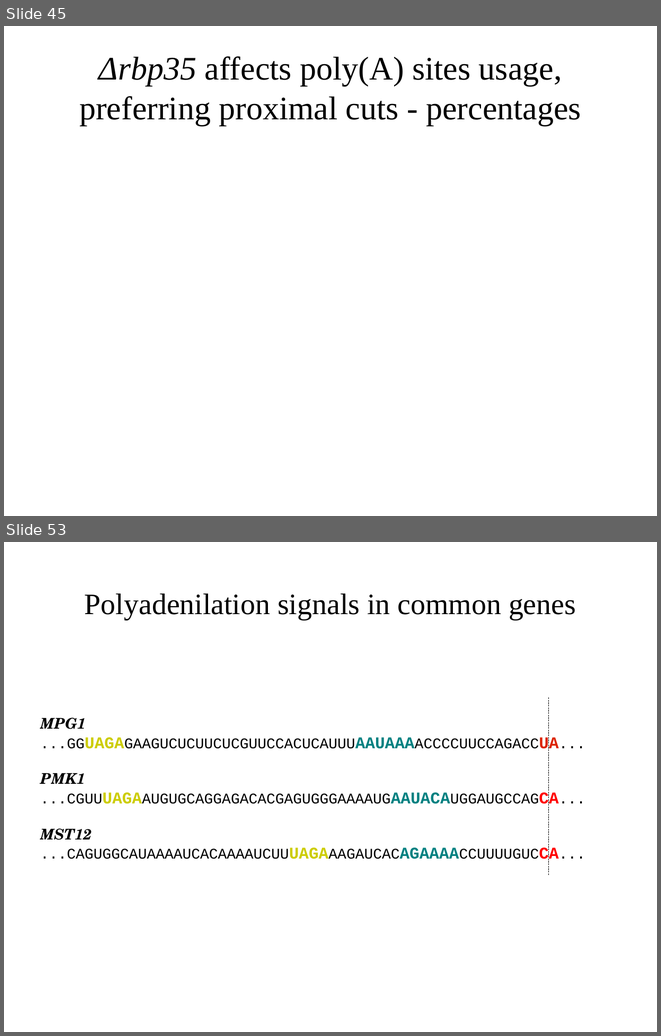
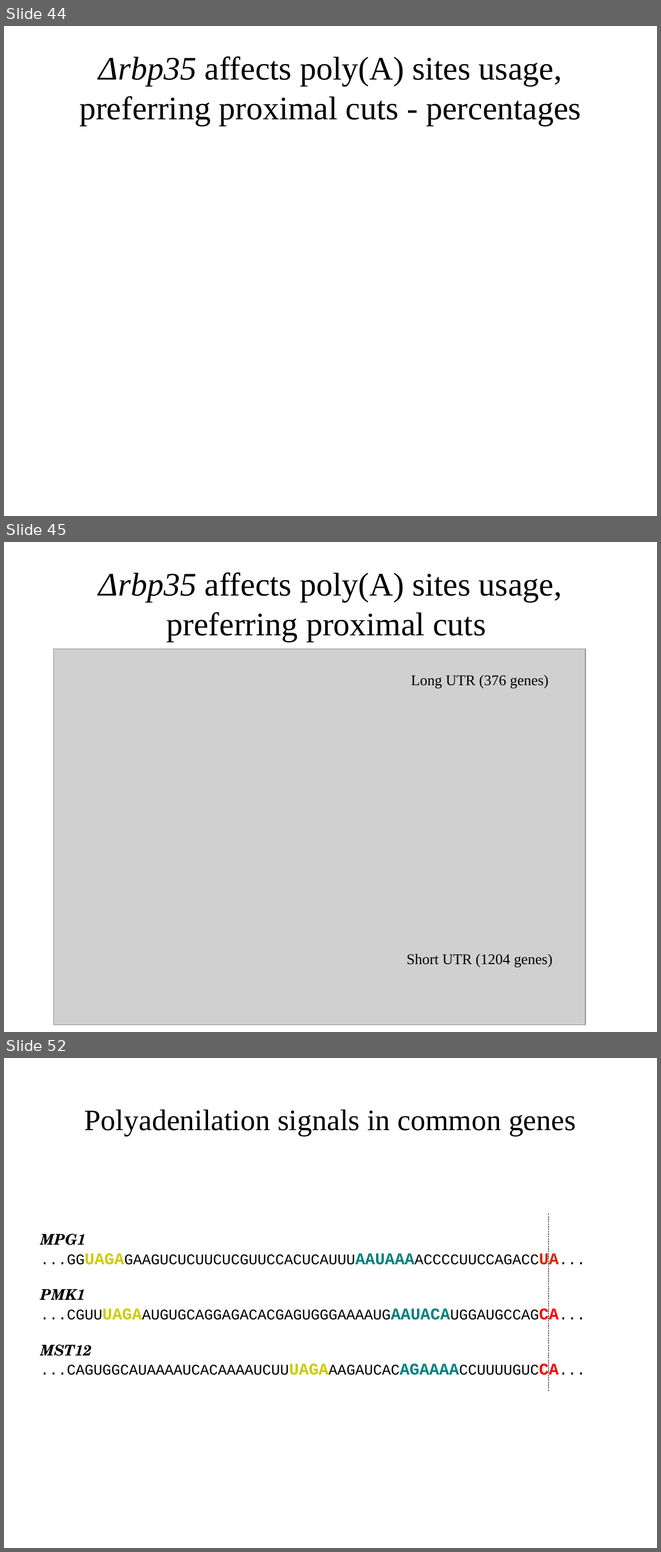
Before and after one commit to wilkinsonlab/m-oryzae-polya, a slide deck: doc/oryzae_presentation.odp. Shown one above the other, each under a label of ours: slides 45 and 53 before the commit, slides 44, 45 and 52 after it; the slides between them are not shown. The pictures are 661x1036 and 661x1552 pixels, drawn with LibreOffice and Linux fonts; fonts in the diff are those of the drawing; grey boxes stand for pictures. Boxes give left, top, right and bottom in pixels: in the first picture for what was removed or moved away, otherwise in the second. Text is boxed around its words. In the diff, an @@ line names an element or a change of style, - is before the commit and + after.

```diff
--- a/doc/oryzae_presentation.odp
+++ b/doc/oryzae_presentation.odp
@@ slide 45 added at [4, 542, 657, 1032], background #FFFFFF @@
@@ title added at [99, 572, 562, 642], 40 pt, text #000000 @@
+Δrbp35 affects poly(A) sites usage, preferring proximal cuts
@@ picture added at [54, 649, 586, 1025] @@
@@ text added at [411, 675, 549, 688], 18 pt, text #000000 @@
+Long UTR (376 genes)
@@ text added at [407, 953, 553, 967], 18 pt, text #000000 @@
+Short UTR (1204 genes)
@@ what was slide 45 is now slide 44 @@
@@ what was slide 53 is now slide 52 @@
```
Also in this commit, not shown: 12 slides changed, 2 slides removed, 6 other files.
